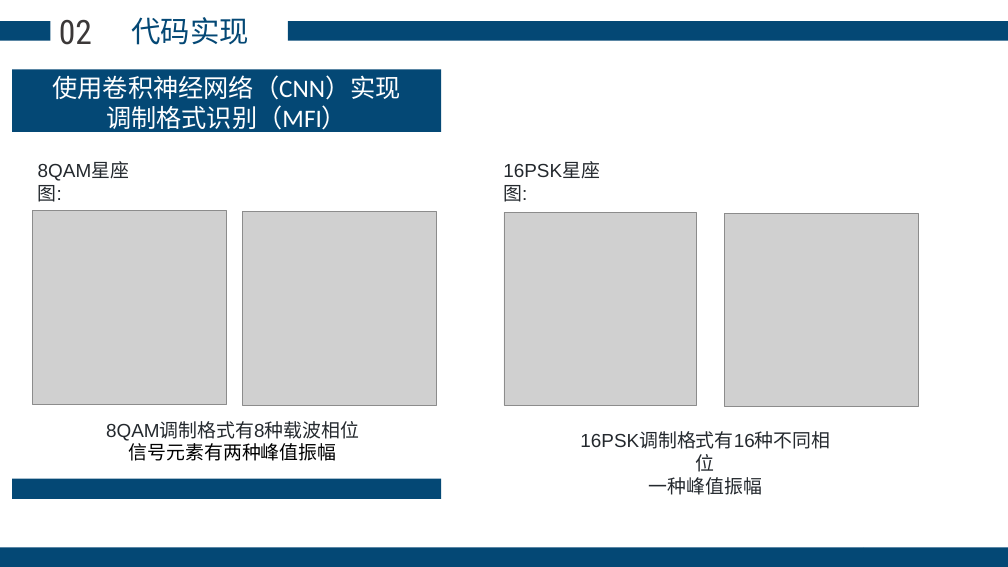
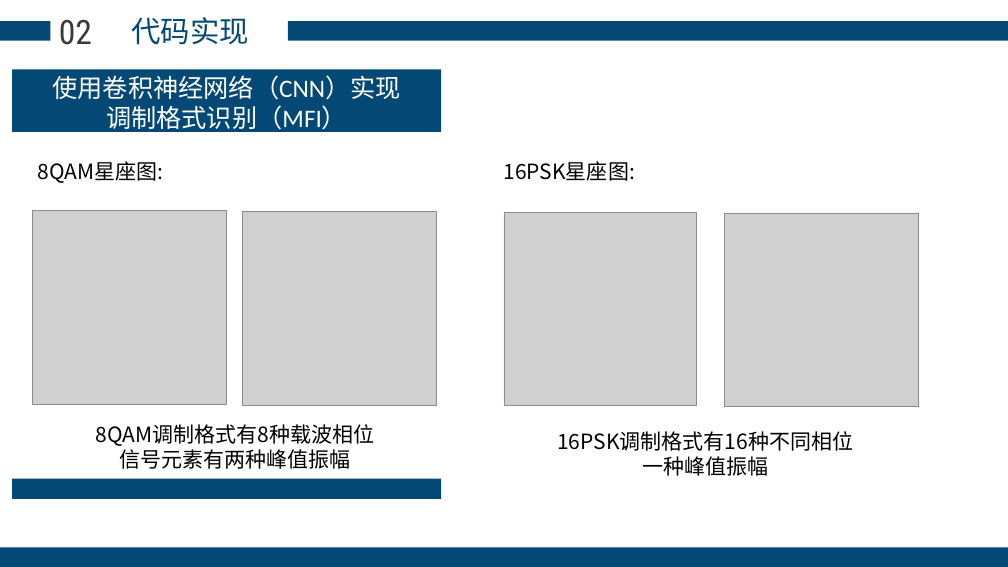
Before and after one commit to Eric-Ma-7/Modulation-Format-Classification, a slide deck: slide 8 of 展示.pptx. Drawn at 1008x567 pixels with LibreOffice and Linux fonts; fonts in the diff are those of the drawing; grey boxes stand for pictures; background and template pictures are left out. Boxes give left, top, right and bottom in pixels: in the first picture for what was removed or moved away, otherwise in the second. Text is boxed around its words. In the diff, an @@ line names an element or a change of style, - is before the commit and + after.

```diff
--- a/展示.pptx
+++ b/展示.pptx
@@ size 18 to 20 pt, font Arial to Noto Sans CJK SC, text colour #24292E to #000000 in 3 elements at [557,431,853,476], [38,161,164,183], [503,161,635,181] @@
@@ text "8QAM调制格式有8种载波相位": place and size @@
-text "8QAM调制格式有8种载波相位" at [106,422,359,461]
+text "8QAM调制格式有8种载波相位" at [96,424,375,469]
@@ text "8QAM调制格式有8种载波相位" at [96,424,375,469]: size 18 to 20 pt; font Arial to Noto Sans CJK SC, text colour #24292E to #000000 in "8QAM调制格式有8种载波相位"; font Calibri to Noto Sans CJK SC in "信号元素有两种峰值振幅" @@
@@ text "16PSK调制格式有16种不同相位": place and size @@
-text "16PSK调制格式有16种不同相位" at [649,477,762,495]
+text "16PSK调制格式有16种不同相位" at [557,431,853,476]
```
Also in this commit, not shown: 15 other slides changed.
